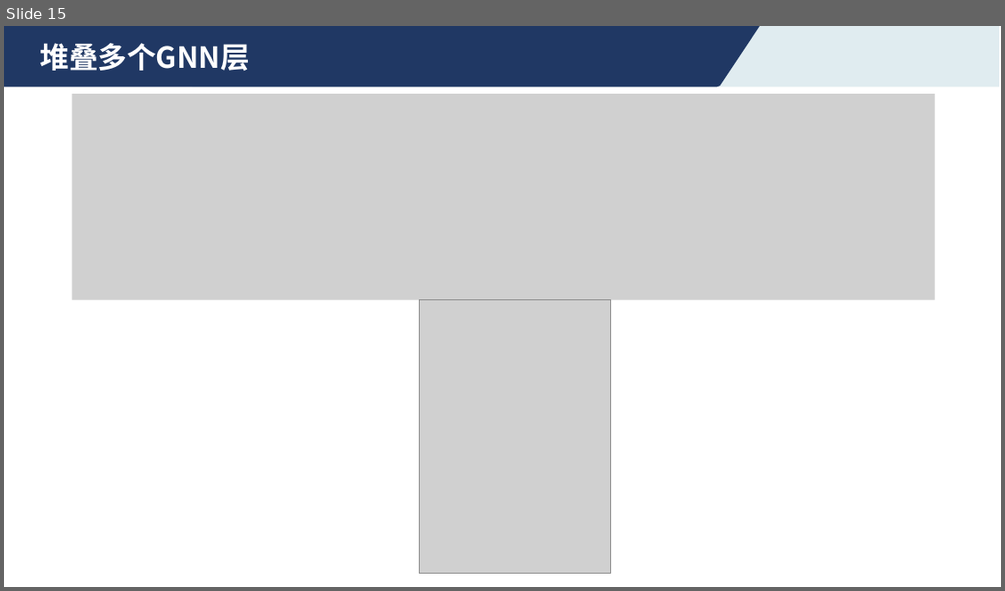
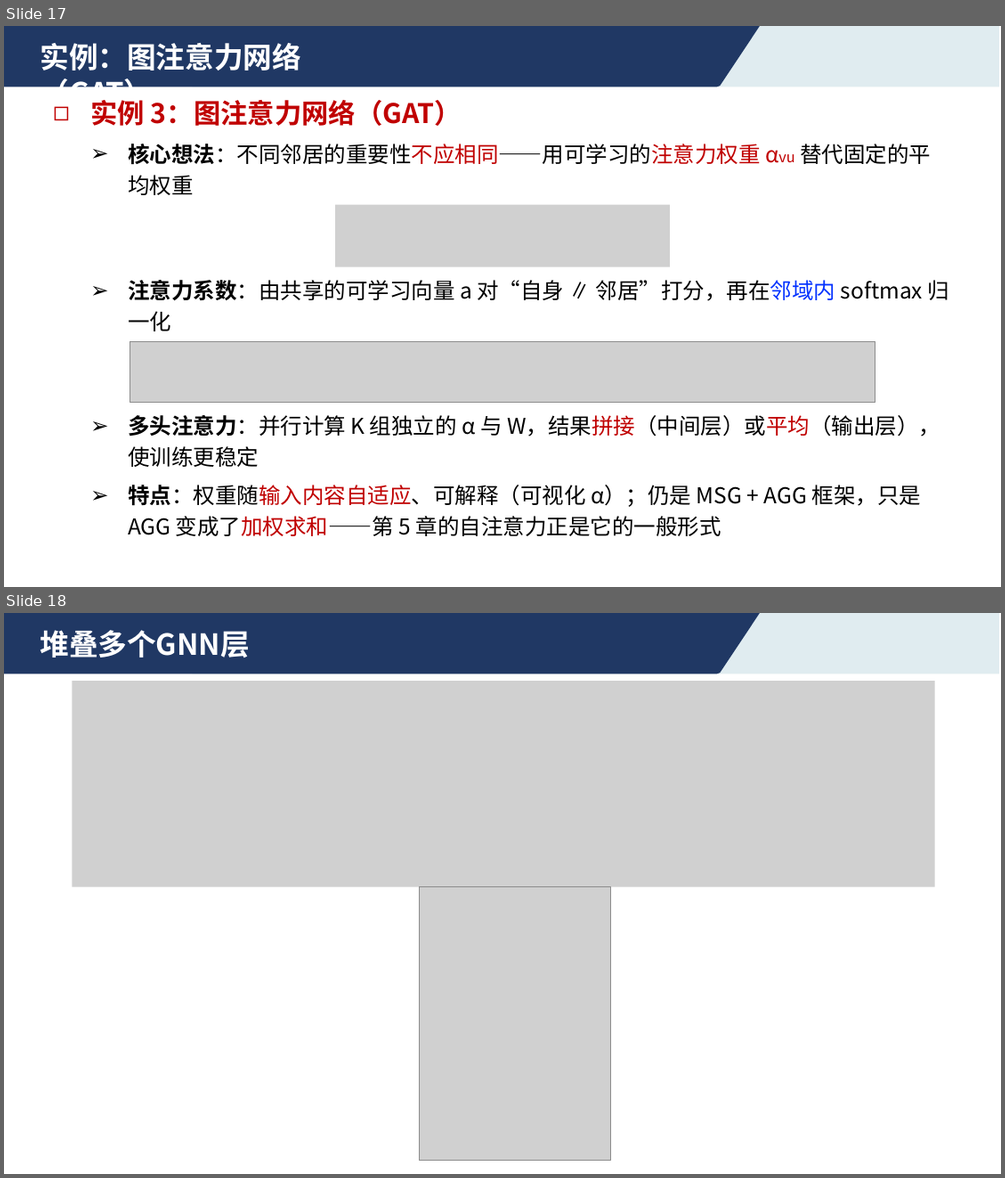
Before and after one commit to ustc-aicourse/ustc-aicourse.github.io, a slide deck: course-materials/theory/2026-10-12/4.4 图神经网络.pptx. Shown one above the other, each under a label of ours: slide 15 before the commit, slides 17 and 18 after it. The pictures are 1005x591 and 1005x1178 pixels, drawn with LibreOffice and Linux fonts; fonts in the diff are those of the drawing; grey boxes stand for pictures. Boxes give left, top, right and bottom in pixels: in the first picture for what was removed or moved away, otherwise in the second. Text is boxed around its words. In the diff, an @@ line names an element or a change of style, - is before the commit and + after.

```diff
--- a/course-materials/theory/2026-10-12/4.4 图神经网络.pptx
+++ b/course-materials/theory/2026-10-12/4.4 图神经网络.pptx
@@ slide 17 added at <box>4,26,1001,587</box>, background #FFFFFF; not listed: 2 template elements that a slide beside it also shows @@
@@ text added at <box>40,43,301,111</box>, 28 pt, text #FFFFFF, bold @@
+实例：图注意力网络（GAT）
@@ text added at <box>90,100,461,126</box>, 26 pt, text #C00000, bold @@
+◻ 实例 3：图注意力网络（GAT）
@@ text added at <box>128,143,930,195</box>, 21 pt, text #000000 @@
+  ➢ 核心想法：不同邻居的重要性不应相同——用可学习的注意力权重 αvu 替代固定的平均权重
@@ picture added at <box>335,205,671,267</box> @@
@@ text added at <box>128,280,950,331</box>, 21 pt, text #000000 @@
+  ➢ 注意力系数：由共享的可学习向量 a 对“自身 ∥ 邻居”打分，再在邻域内 softmax 归一化
@@ picture added at <box>129,342,875,402</box> @@
@@ text added at <box>128,415,940,467</box>, 21 pt, text #000000 @@
+  ➢ 多头注意力：并行计算 K 组独立的 α 与 W，结果拼接（中间层）或平均（输出层），使训练更稳定
@@ text added at <box>128,484,922,536</box>, 21 pt, text #000000 @@
+  ➢ 特点：权重随输入内容自适应、可解释（可视化 α）；仍是 MSG + AGG 框架，只是 AGG 变成了加权求和——第 5 章的自注意力正是它的一般形式
@@ what was slide 15 is now slide 18 @@
```
Also in this commit, not shown: 2 slides changed, 4 other slides added, 2 other files.
